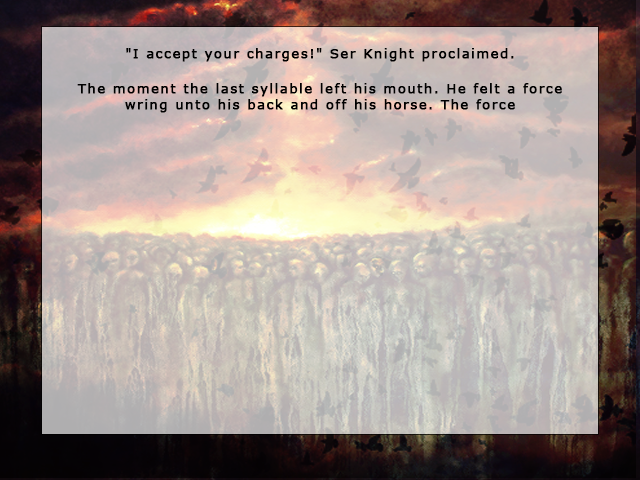
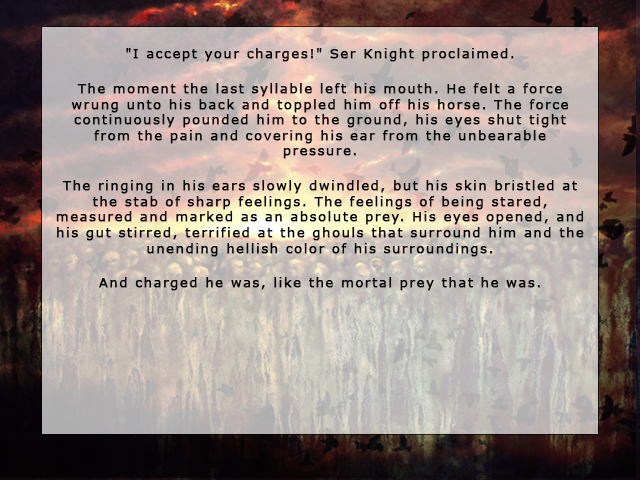
Layer changes from the first (640, 480) image to the second:
painted on "'I accept your charges!' Ser Knight proclaimed. The moment the" over [left=56, top=48, right=584, bottom=291]
